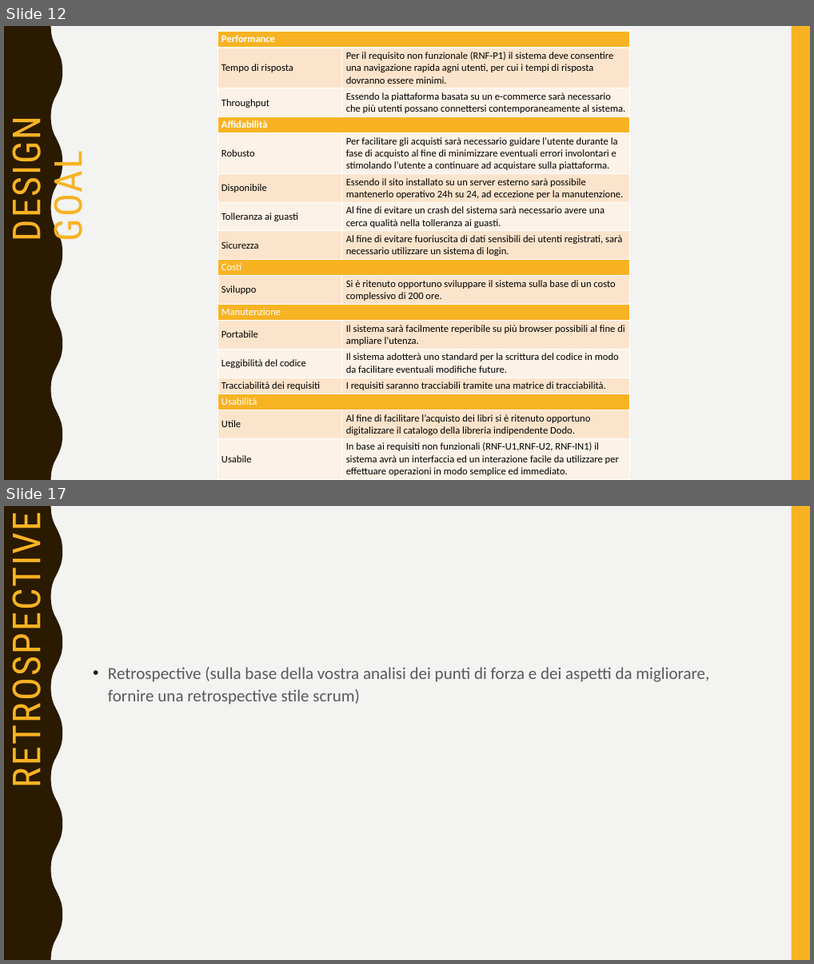
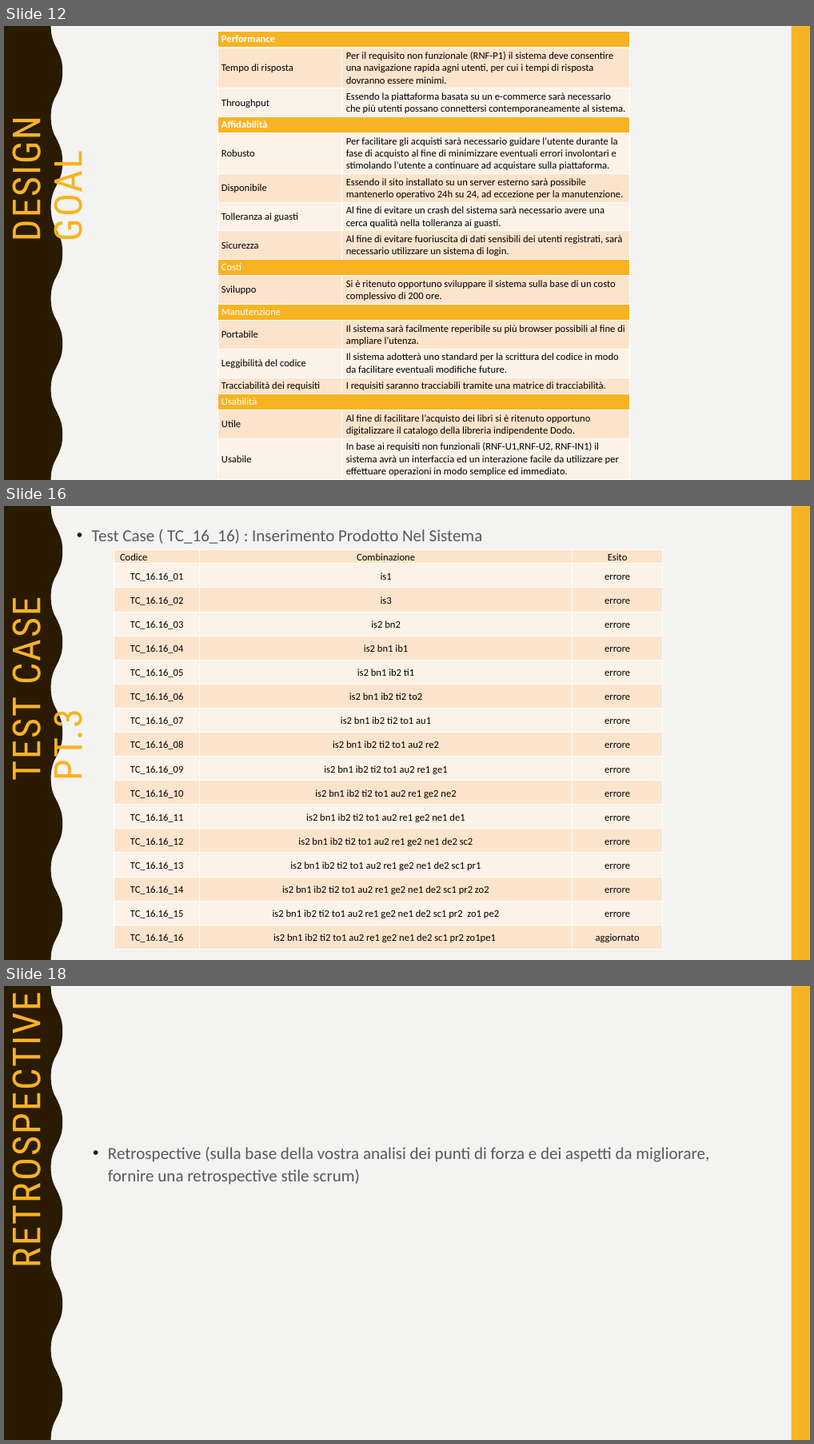
Before and after one commit to sfarina12/NC_05, a slide deck: Presentazione_Prima consegna/presentazione PrimaConsegna.pptx. Shown one above the other, each under a label of ours: slides 12 and 17 before the commit, slides 12, 16 and 18 after it; the slides between them are not shown. The pictures are 814x964 and 814x1444 pixels, drawn with LibreOffice and Linux fonts; fonts in the diff are those of the drawing. Boxes give left, top, right and bottom in pixels: in the first picture for what was removed or moved away, otherwise in the second. Text is boxed around its words. In the diff, an @@ line names an element or a change of style, - is before the commit and + after.

```diff
--- a/Presentazione_Prima consegna/presentazione PrimaConsegna.pptx
+++ b/Presentazione_Prima consegna/presentazione PrimaConsegna.pptx
@@ slide 16 added at (4, 506, 810, 960), background #F3F3F2; not listed: 2 template elements that a slide beside it also shows @@
@@ text added at (92, 529, 483, 544), 20 pt, text #595959 @@
+• Test Case ( TC_16_16) : Inserimento Prodotto Nel Sistema
@@ table added at (114, 549, 662, 948), 17 rows, 3 columns @@
+Codice | Combinazione | Esito
+TC_16.16_01 | is1 | errore
+TC_16.16_02 | is3 | errore
+TC_16.16_03 | is2 bn2 | errore
+TC_16.16_04 | is2 bn1 ib1 | errore
+TC_16.16_05 | is2 bn1 ib2 ti1 | errore
+TC_16.16_06 | is2 bn1 ib2 ti2 to2 | errore
+TC_16.16_07 | is2 bn1 ib2 ti2 to1 au1 | errore
+TC_16.16_08 | is2 bn1 ib2 ti2 to1 au2 re2 | errore
+TC_16.16_09 | is2 bn1 ib2 ti2 to1 au2 re1 ge1 | errore
+TC_16.16_10 | is2 bn1 ib2 ti2 to1 au2 re1 ge2 ne2 | errore
+TC_16.16_11 | is2 bn1 ib2 ti2 to1 au2 re1 ge2 ne1 de1 | errore
+TC_16.16_12 | is2 bn1 ib2 ti2 to1 au2 re1 ge2 ne1 de2 sc2 | errore
+TC_16.16_13 | is2 bn1 ib2 ti2 to1 au2 re1 ge2 ne1 de2 sc1 pr1 | errore
+TC_16.16_14 | is2 bn1 ib2 ti2 to1 au2 re1 ge2 ne1 de2 sc1 pr2 zo2 | errore
+TC_16.16_15 | is2 bn1 ib2 ti2 to1 au2 re1 ge2 ne1 de2 sc1 pr2 zo1 pe2 | errore
+TC_16.16_16 | is2 bn1 ib2 ti2 to1 au2 re1 ge2 ne1 de2 sc1 pr2 zo1pe1 | aggiornato
@@ title added at (4, 605, 92, 779), 45.9 pt, text #F8B323 @@
+TEST CASE PT.3
@@ what was slide 17 is now slide 18 @@
```
Also in this commit, not shown: 4 slides changed, 3 other slides added, 5 slides removed, 5 other files.
